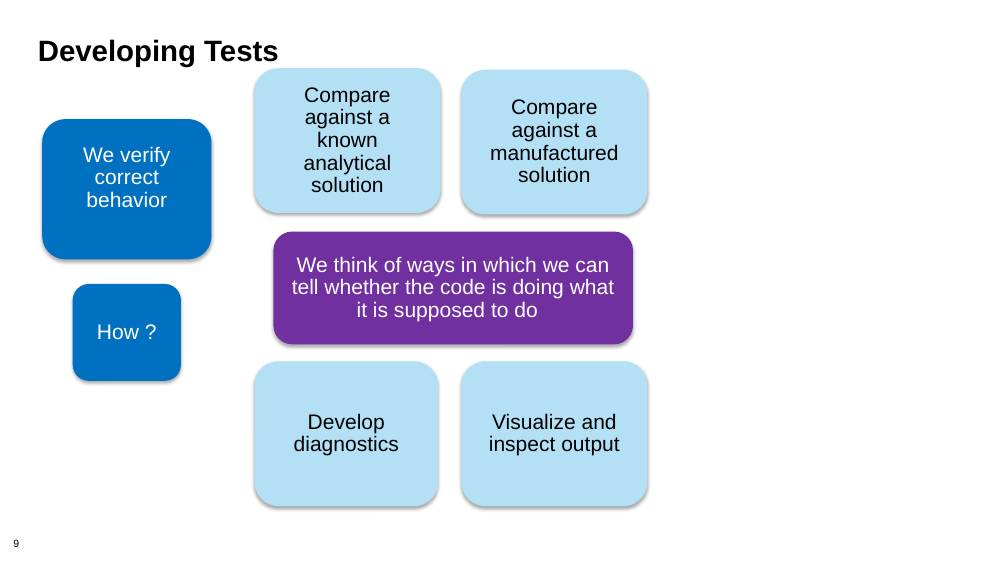
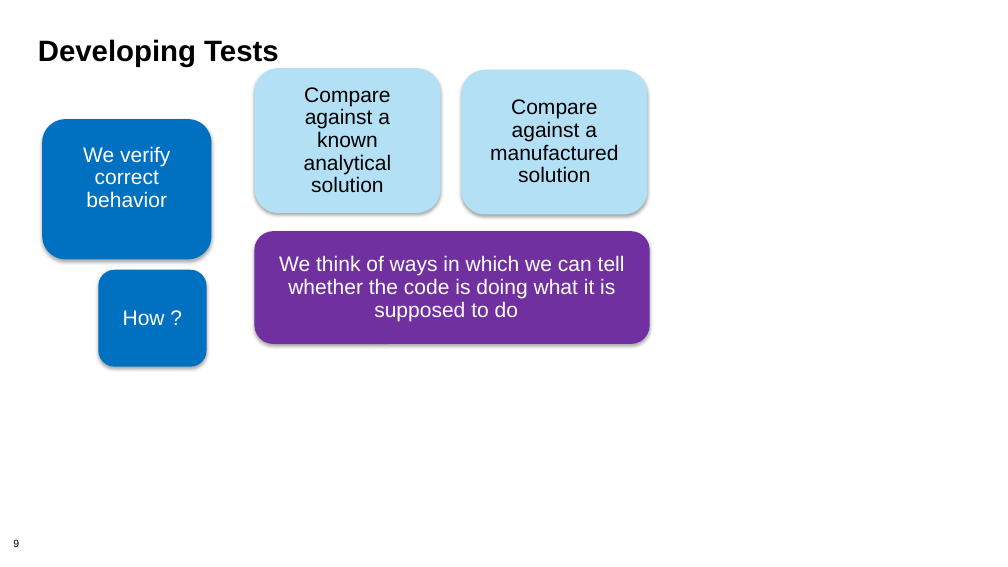
Before and after one commit to bssw-tutorial/presentations, a slide deck: slide 9 of testing-a.pptx. Drawn at 1008x567 pixels with LibreOffice and Linux fonts; fonts in the diff are those of the drawing; background and template pictures are left out. Boxes give left, top, right and bottom in pixels: in the first picture for what was removed or moved away, otherwise in the second. Text is boxed around its words. In the diff, an @@ line names an element or a change of style, - is before the commit and + after.

```diff
--- a/testing-a.pptx
+++ b/testing-a.pptx
@@ rounded rectangle "We think of ways in ...": place and size @@
-rounded rectangle "We think of ways in ..." at (274, 231, 634, 344)
+rounded rectangle "We think of ways in ..." at (254, 231, 650, 344)
@@ rounded rectangle "How ?": place and size @@
-rounded rectangle "How ?" at (73, 284, 181, 381)
+rounded rectangle "How ?" at (98, 270, 206, 367)
@@ rounded rectangle removed at (255, 361, 439, 506) @@
-Develop diagnostics
@@ rounded rectangle removed at (461, 361, 647, 506) @@
-Visualize and inspect output
```
Also in this commit, not shown: 5 other slides changed, 5 slides added, 1 other file.
